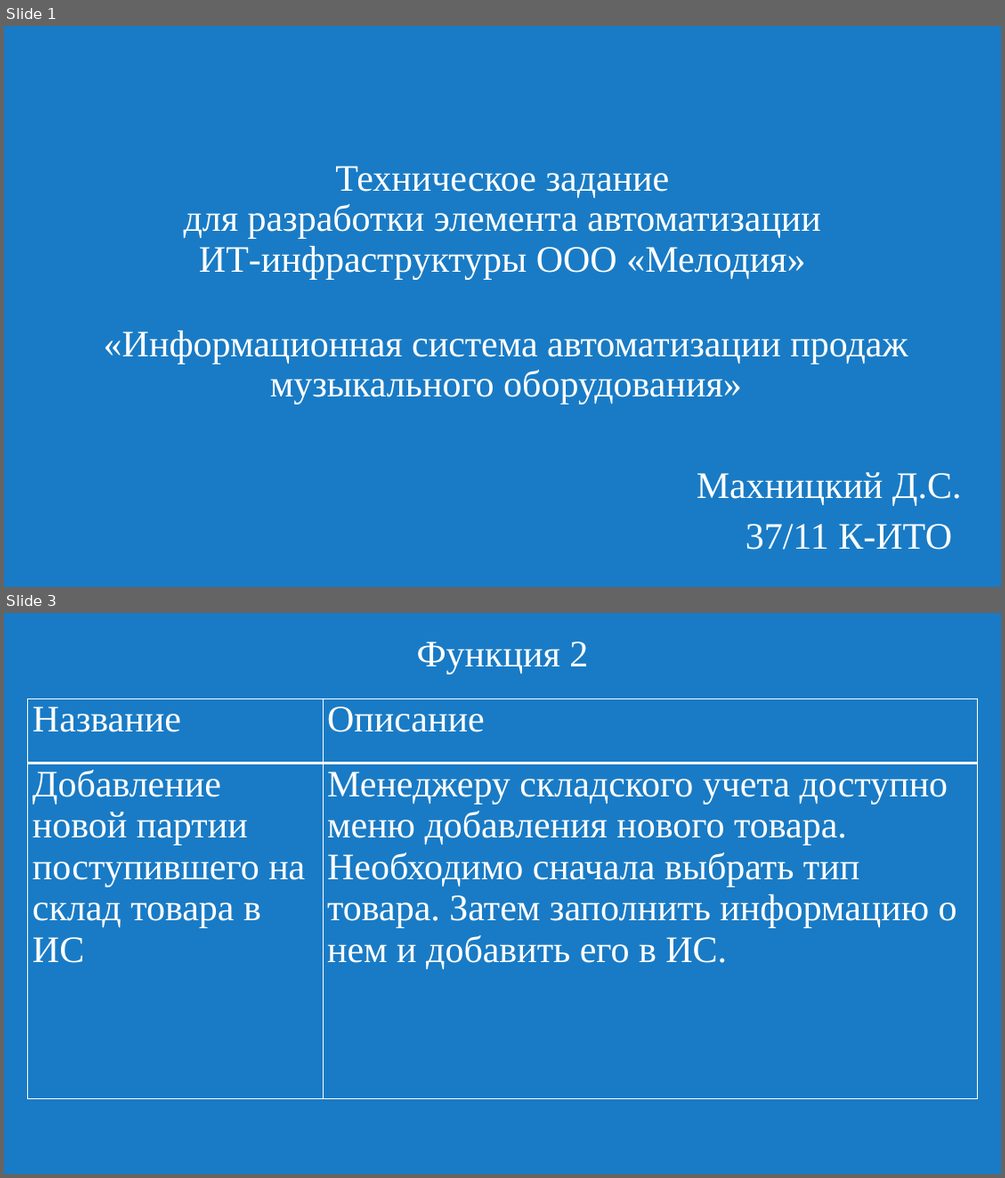
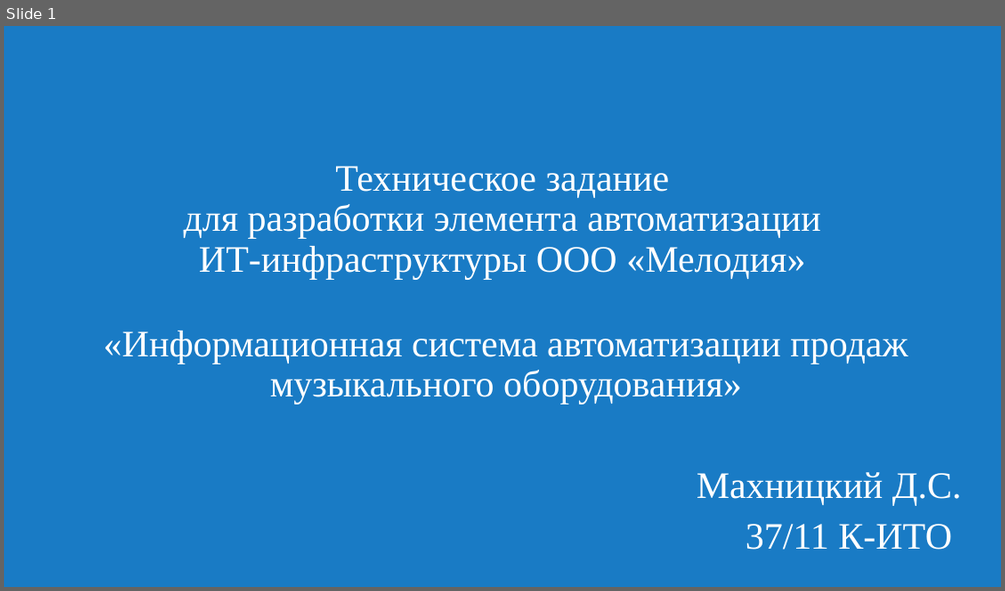
Before and after one commit to Slowpool/diploma-musical-shop-, a slide deck: OuterData/presentation.pptx. Shown one above the other, each under a label of ours: slides 1 and 3 before the commit, slide 1 after it; the slides between them are not shown. The pictures are 1005x1178 and 1005x591 pixels, drawn with LibreOffice and Linux fonts; fonts in the diff are those of the drawing. Boxes give left, top, right and bottom in pixels: in the first picture for what was removed or moved away, otherwise in the second. Text is boxed around its words. In the diff, an @@ line names an element or a change of style, - is before the commit and + after.

```diff
--- a/OuterData/presentation.pptx
+++ b/OuterData/presentation.pptx
@@ slide 3 removed at [4,613,1001,1174], background #197BC5 @@
@@ title removed at [417,641,588,674] @@
-Функция 2
@@ table removed at [28,699,977,1099], 2 rows, 2 columns @@
-Название | Описание
-Добавление новой партии поступившего на склад товара в ИС | Менеджеру складского учета доступно меню добавления нового товара. Необходимо сначала выбрать тип товара. Затем заполнить информацию о нем и добавить его в ИС.
```
Also in this commit, not shown: 1 slide changed, 13 slides added, 10 other slides removed, 1 other file.
